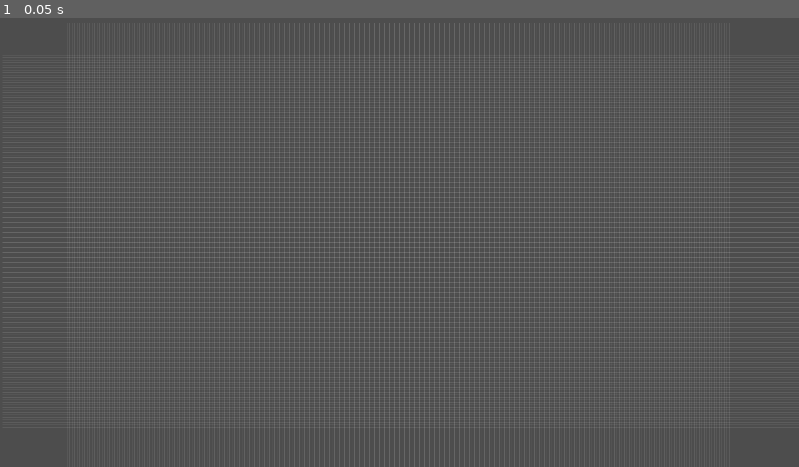
Above: before the commit, frame 1.
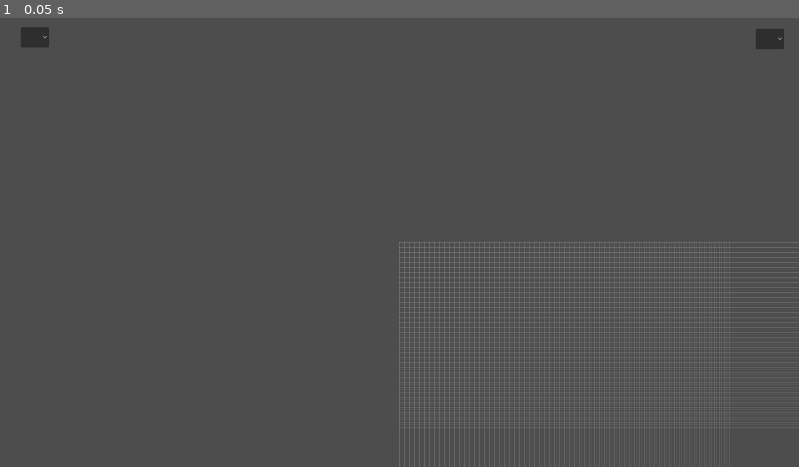
Above: after the commit, the same moment.

Repository: kankern69-max/game-godot
Game: Godot game, scene res://game.tscn
Two runs of this game, one before a commit and one after it. Both use one fixed random seed, a clock stepped at 60 frames per second and the inputs below.
Inputs:
- Up to frame 1 (0.05 s): no input

The runs differ from the first frame. In frame 1, 6.1% of the frame differs, in the area x 0-100%, y 1-100%.

Commit message:
Add files via upload
added some came movement and 2 buttons for ui

Diff:
--- a/godot game/pcd-desinger-v-1/camera_2d.gd
+++ b/godot game/pcd-desinger-v-1/camera_2d.gd
@@ -8,12 +8,12 @@
 
 # Called every frame. 'delta' is the elapsed time since the previous frame.
 func _process(delta: float) -> void:
-	print(view)
 	zoom = Vector2.ONE * view
 	pass
 
 func _unhandled_input(event):
 	if event is InputEventMouseButton and event.pressed:
+
 		if event.button_index == MOUSE_BUTTON_WHEEL_UP:
 			if view <= 64:
 				view = (view * 2)
@@ -22,3 +22,13 @@
 				view = (view / 2)
 			elif view == 1:
 				pass
+
+
+
+func _input(event):
+	_CamMovement(event)
+
+func _CamMovement(event):
+	if event is InputEventMouseMotion:
+		if Input.is_mouse_button_pressed(MOUSE_BUTTON_LEFT):
+			offset -= Vector2(event.relative.x, event.relative.y)/view
--- a/godot game/pcd-desinger-v-1/game.tscn
+++ b/godot game/pcd-desinger-v-1/game.tscn
@@ -8,9 +8,32 @@
 script = ExtResource("1_e2o6t")
 
 [node name="Camera2D" type="Camera2D" parent="." unique_id=360243486]
-visible = false
-position = Vector2(954, 528)
+limit_enabled = false
 script = ExtResource("2_feb5d")
+
+[node name="UI" type="CanvasLayer" parent="Camera2D" unique_id=743095973]
+
+[node name="ui" type="Control" parent="Camera2D/UI" unique_id=856846318]
+layout_mode = 3
+anchors_preset = 0
+offset_left = -18.0
+offset_top = 4.0
+offset_right = 1908.0
+offset_bottom = 1081.0
+
+[node name="OptionButton" type="OptionButton" parent="Camera2D/UI/ui" unique_id=1215917019]
+layout_mode = 0
+offset_left = 1834.0
+offset_top = 22.0
+offset_right = 1902.0
+offset_bottom = 71.0
+
+[node name="OptionButton2" type="OptionButton" parent="Camera2D/UI/ui" unique_id=728079131]
+layout_mode = 0
+offset_left = 68.0
+offset_top = 18.0
+offset_right = 136.0
+offset_bottom = 67.0
 
 [node name="BuildingGrid" type="Node2D" parent="." unique_id=214479926]
 script = ExtResource("1_80nbo")
@@ -23,14 +46,3 @@
 
 [node name="startScreen" type="Node2D" parent="." unique_id=1702086162]
 visible = false
-
-[node name="UI" type="CanvasLayer" parent="." unique_id=743095973]
-visible = false
-
-[node name="ui" type="Control" parent="UI" unique_id=856846318]
-layout_mode = 3
-anchors_preset = 0
-offset_left = -18.0
-offset_top = 4.0
-offset_right = 1908.0
-offset_bottom = 1081.0
